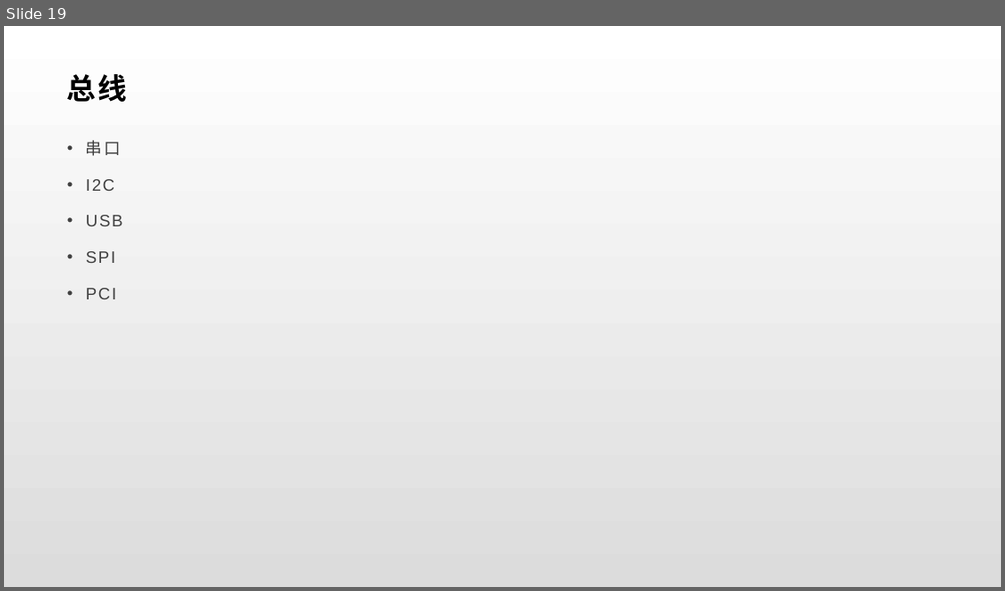
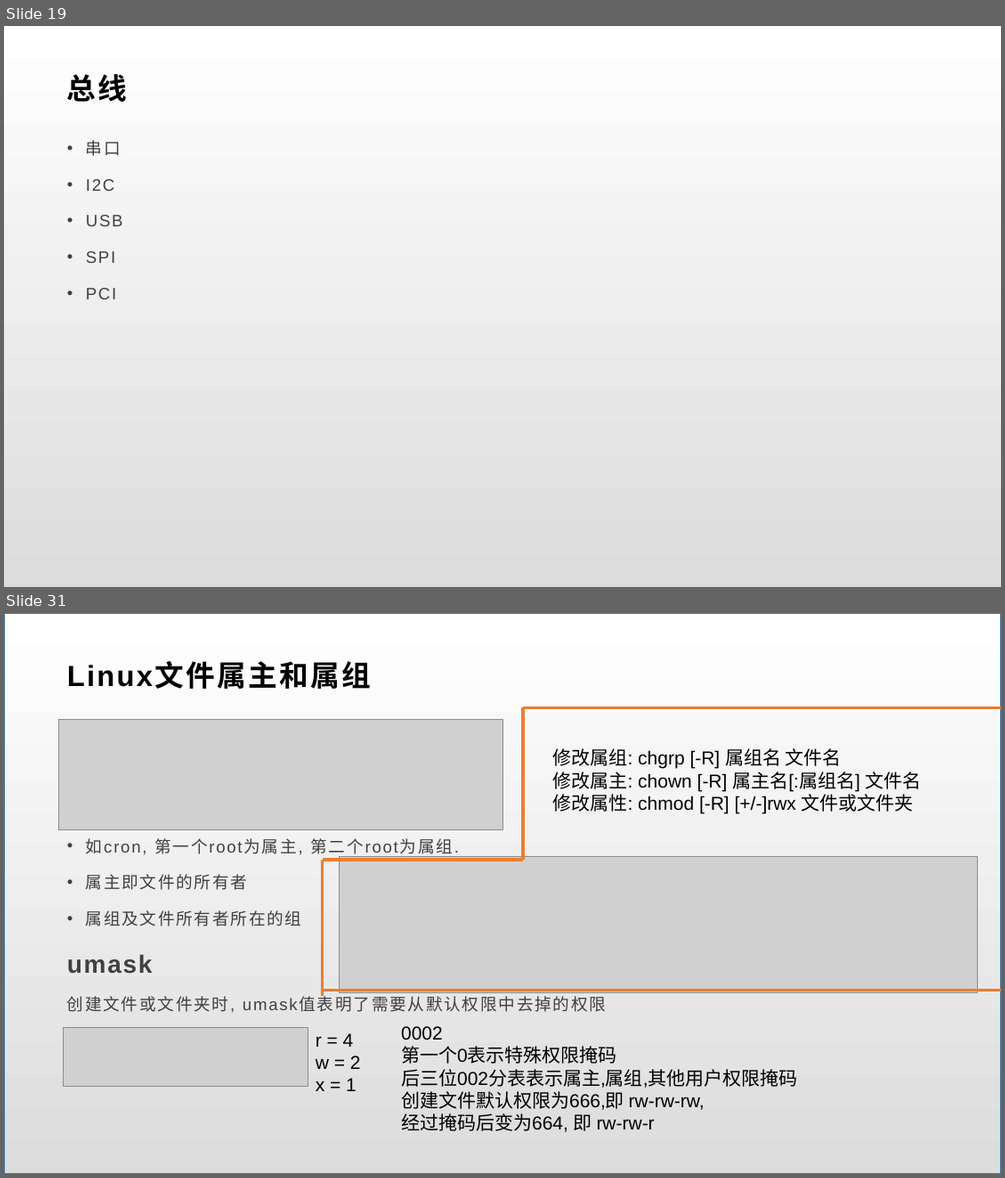
Before and after one commit to BrillianceRen/HanHua, a slide deck: brilliance/嵌入式.pptx. Shown one above the other, each under a label of ours: slide 19 before the commit, slides 19 and 31 after it; the slides between them are not shown. The pictures are 1005x591 and 1005x1178 pixels, drawn with LibreOffice and Linux fonts; fonts in the diff are those of the drawing; grey boxes stand for pictures. Boxes give left, top, right and bottom in pixels: in the first picture for what was removed or moved away, otherwise in the second. Text is boxed around its words. In the diff, an @@ line names an element or a change of style, - is before the commit and + after.

```diff
--- a/brilliance/嵌入式.pptx
+++ b/brilliance/嵌入式.pptx
@@ slide 31 added at [4, 613, 1001, 1174], background gradient #FFFFFF to #DCDCDC @@
@@ rectangle added at [4, 613, 1001, 1174], outline #43739E 1 pt @@
@@ title added at [67, 663, 371, 689], 28 pt, text #000000, bold @@
+Linux文件属主和属组
@@ picture added at [58, 719, 502, 830] @@
@@ line added from (523, 708) to (523, 860), #ED7D31 3 pt @@
@@ line added from (523, 708) to (1001, 708), #ED7D31 3 pt @@
@@ text added at [553, 748, 922, 813], 18 pt, text #000000 @@
+修改属组: chgrp [-R] 属组名 文件名
+修改属主: chown [-R] 属主名[:属组名] 文件名
+修改属性: chmod [-R] [+/-]rwx 文件或文件夹
@@ text added at [67, 838, 397, 1013], 16 pt, text #404040 @@
+• 如cron, 第一个root为属主, 第二个root为属组.
+• 属主即文件的所有者
+• 属组及文件所有者所在的组
+umask
+创建文件或文件夹时, umask值表明了需要从默认权限中去掉的权限
@@ line added from (323, 860) to (523, 860), #ED7D31 3 pt @@
@@ line added from (323, 996) to (323, 860), #ED7D31 3 pt @@
@@ picture added at [339, 857, 977, 993] @@
@@ line added from (1001, 989) to (323, 989), #ED7D31 3 pt @@
@@ picture added at [64, 1027, 308, 1086] @@
@@ text added at [316, 1033, 361, 1091], 18 pt, text #000000 @@
+r = 4
+w = 2
+x = 1
@@ text added at [401, 1026, 798, 1132], 18 pt, text #000000 @@
+0002
+第一个0表示特殊权限掩码
+后三位002分表表示属主,属组,其他用户权限掩码
+创建文件默认权限为666,即 rw-rw-rw,
+经过掩码后变为664, 即 rw-rw-r
```
Also in this commit, not shown: 17 other slides added, 18 other files.
